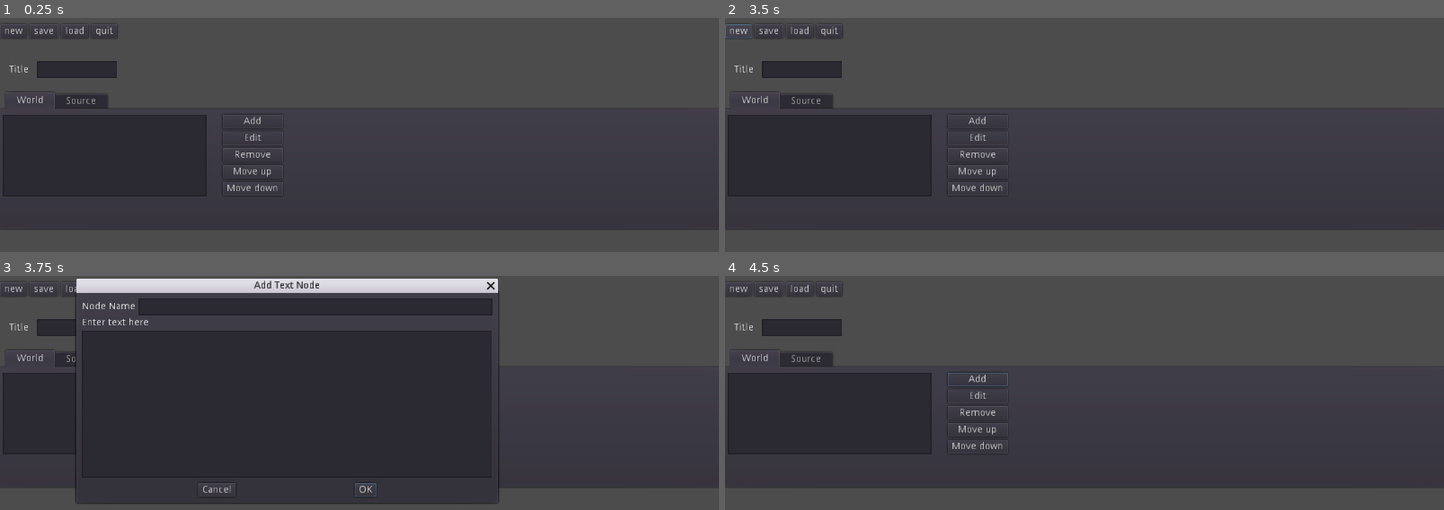
Above: before the commit, frames 1-4 (two rows, left to right).
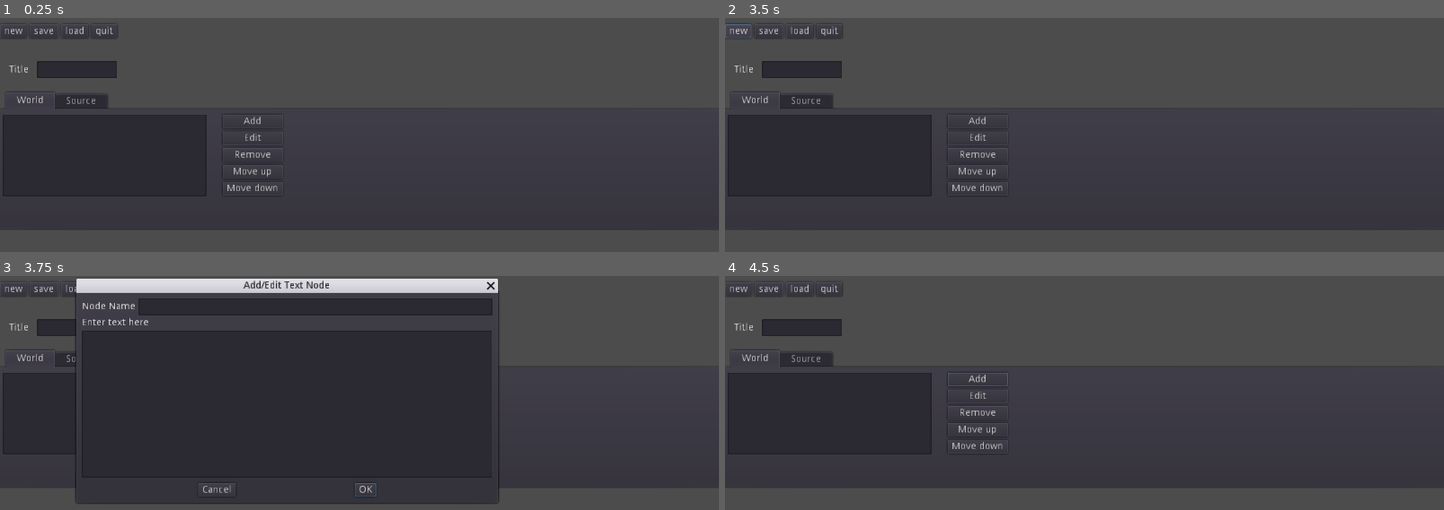
Above: after the commit, the same moments.

Repository: triptych/godot-game-maker-001
Game: Godot game, scene res://scenes/main.tscn
The game is run twice, just before and just after one commit, with the same random seed, the same clock (stepped at 60 frames per second) and the same inputs.
Inputs (mouse positions are in pixels of both pictures, inside the frame that each line leads up to):
- Up to frame 1 (0.25 s): no input
- Up to frame 2 (3.5 s): click (804, 69) at 0.52 s; type "12" at 0.6 s; click "Edit" at 1.25 s; click "new" at 2 s; click "new" at 2.75 s
- Up to frame 3 (3.75 s): click "Add" at 3.5 s
- Up to frame 4 (4.5 s): click (1091, 488) at 4.25 s, where only the run before the commit has a clickable "OK"

Frames 1-2 are identical in both runs. In frame 3, 0.2% of the frame differs, in the area x 33-46%, y 1-6%; in frame 4, nothing differs.
Error after the commit: Invalid get index '0' (on base: 'PoolIntArray'). (res://scenes/main.gd:212)

Commit message:
world's most garbage IF editor

Diff:
--- /dev/null
+++ b/scenes/edit_text_node.gd
@@ -0,0 +1,21 @@
+extends Control
+
+
+# Declare member variables here. Examples:
+# var a = 2
+# var b = "text"
+signal editDialogDone
+
+# Called when the node enters the scene tree for the first time.
+func _ready():
+	pass # Replace with function body.
+
+
+# Called every frame. 'delta' is the elapsed time since the previous frame.
+#func _process(delta):
+#	pass
+
+
+func _on_ConfirmationDialog_confirmed():
+	emit_signal("editDialogDone")
+	pass # Replace with function body.
--- /dev/null
+++ b/scenes/edit_text_node.tscn
@@ -0,0 +1,65 @@
+[gd_scene load_steps=2 format=2]
+
+[ext_resource path="res://scenes/edit_text_node.gd" type="Script" id=1]
+
+[node name="edit_text_node" type="Control"]
+anchor_right = 1.0
+anchor_bottom = 1.0
+script = ExtResource( 1 )
+__meta__ = {
+"_edit_use_anchors_": false
+}
+
+[node name="ConfirmationDialog" type="ConfirmationDialog" parent="."]
+visible = true
+margin_left = 8.0
+margin_right = 713.0
+margin_bottom = 250.0
+window_title = "Edit Text Node"
+__meta__ = {
+"_edit_use_anchors_": false
+}
+
+[node name="VBoxContainer" type="VBoxContainer" parent="ConfirmationDialog"]
+margin_left = 8.0
+margin_right = 697.0
+margin_bottom = 208.0
+__meta__ = {
+"_edit_use_anchors_": false
+}
+
+[node name="HBoxContainer" type="HBoxContainer" parent="ConfirmationDialog/VBoxContainer"]
+margin_right = 689.0
+margin_bottom = 24.0
+
+[node name="label_node_name" type="Label" parent="ConfirmationDialog/VBoxContainer/HBoxContainer"]
+margin_top = 5.0
+margin_right = 80.0
+margin_bottom = 19.0
+text = "Node Name:"
+
+[node name="edit_node_name" type="LineEdit" parent="ConfirmationDialog/VBoxContainer/HBoxContainer"]
+margin_left = 84.0
+margin_right = 689.0
+margin_bottom = 24.0
+size_flags_horizontal = 3
+
+[node name="label_text_content" type="Label" parent="ConfirmationDialog/VBoxContainer"]
+margin_top = 28.0
+margin_right = 689.0
+margin_bottom = 42.0
+text = "Text Content:"
+
+[node name="edit_text_content" type="TextEdit" parent="ConfirmationDialog/VBoxContainer"]
+margin_top = 46.0
+margin_right = 689.0
+margin_bottom = 208.0
+size_flags_vertical = 3
+
+[node name="old_node_name" type="LineEdit" parent="ConfirmationDialog"]
+visible = false
+margin_left = 8.0
+margin_top = 280.316
+margin_right = 66.0
+margin_bottom = 304.316
+[connection signal="confirmed" from="ConfirmationDialog" to="." method="_on_ConfirmationDialog_confirmed"]
--- a/scenes/main.gd
+++ b/scenes/main.gd
@@ -28,6 +28,7 @@
 var file_name = "untitled"
 
 signal update_data(label, value)
+signal edit_text_node_done()
 
 # Called when the node enters the scene tree for the first time.
 func _ready():
@@ -44,6 +45,7 @@
 	data = reset_data.duplicate(true)
 	$TabContainer/Source/output.text = str(data)
 	$label_title/LineEdit.text = ""
+	$TabContainer/World/ItemList.clear()
 	pass # Replace with function body.
 
 
@@ -113,12 +115,15 @@
 		return
 
 	# Get the data
-	var data = {}
+	# var data = {}
 	data = parse_json(file.get_line())
-
+	print(data)
 	# Then do what you want with the data
 	# $output.text = str(data)
 	$TabContainer/Source/output.text = str(data)
+	print("output:", $TabContainer/Source/output.text)
+	# $TabContainer/Source/output.text = str(data)
+	render_data_to_list()
 
 	pass # Replace with function body.
 
@@ -168,10 +173,11 @@
 	print("render data to list")
 	#$TabContainer/World/ItemList.add_item(str("placeholder", rand_range(0,300)))
 	$TabContainer/World/ItemList.clear()
+	print("render data to list - data:", data)
 	for i in data.game_world.items :
 		print(i['label'])
 		$TabContainer/World/ItemList.add_item(i.label)
-	$TabContainer/Source/output.text = str(data)
+	#$TabContainer/Source/output.text = str(data)
 
 func delItem(itemName):
 	print(str("delItem called with itemName:", itemName))
@@ -197,3 +203,59 @@
 	print(selItemName)
 	delItem(selItemName)
 	pass # Replace with function body.
+
+
+func _on_btn_item_add2_pressed():
+	print("on_btn_item_add2_pressed")
+	var itemList = $TabContainer/World/ItemList
+	var selItemArr = itemList.get_selected_items()
+	var selItemName = itemList.get_item_text(selItemArr[0])
+
+	var editPopup = $CenterContainer/edit_text_node/ConfirmationDialog
+	#var itemName = data.game_world.items[data.game_world.items.find_last()]
+	var itmIdx =0
+	for k in data.game_world.items:
+		print(k)
+		if k.label == selItemName:
+			print("found it")
+			$CenterContainer/edit_text_node/ConfirmationDialog/VBoxContainer/HBoxContainer/edit_node_name.text = k.label
+			$CenterContainer/edit_text_node/ConfirmationDialog/old_node_name.text = k.label
+			$CenterContainer/edit_text_node/ConfirmationDialog/VBoxContainer/edit_text_content.text = k.content
+		else:
+			itmIdx +=1
+
+	editPopup.popup()
+
+
+	pass # Replace with function body.
+
+
+func _on_main_edit_text_node_done():
+	print("edit_text_node_done")
+	pass # Replace with function body.
+
+
+func _on_edit_text_node_editDialogDone():
+	print("edit dialog done from other scene")
+	#var itemList = $TabContainer/World/ItemList
+	#var selItemArr = itemList.get_selected_items()
+	# var selItemName = itemList.get_item_text(selItemArr[0])
+	#itemList.set_item_text($CenterContainer/edit_text_node/ConfirmationDialog/VBoxContainer/HBoxContainer/edit_node_name.text)
+
+	var editedName = $CenterContainer/edit_text_node/ConfirmationDialog/old_node_name.text
+	var itmIdx =0
+	for k in data.game_world.items:
+		print(k)
+		if k.label == editedName:
+			print("found it")
+			#$CenterContainer/edit_text_node/ConfirmationDialog/VBoxContainer/HBoxContainer/edit_node_name.text = k.label
+			#$CenterContainer/edit_text_node/ConfirmationDialog/VBoxContainer/edit_text_content.text = k.content
+			k.label = $CenterContainer/edit_text_node/ConfirmationDialog/VBoxContainer/HBoxContainer/edit_node_name.text
+			k.content = $CenterContainer/edit_text_node/ConfirmationDialog/VBoxContainer/edit_text_content.text
+		else:
+			itmIdx +=1
+
+
+	$TabContainer/Source/output.text = str(data)
+	render_data_to_list()
+	pass # Replace with function body.
--- a/scenes/main.tscn
+++ b/scenes/main.tscn
@@ -1,6 +1,7 @@
-[gd_scene load_steps=2 format=2]
+[gd_scene load_steps=3 format=2]
 
 [ext_resource path="res://scenes/main.gd" type="Script" id=1]
+[ext_resource path="res://scenes/edit_text_node.tscn" type="PackedScene" id=2]
 
 [node name="main" type="Control"]
 anchor_right = 1.0
@@ -207,6 +208,7 @@
 }
 
 [node name="CenterContainer" type="CenterContainer" parent="."]
+visible = false
 margin_right = 819.0
 margin_bottom = 316.0
 mouse_filter = 2
@@ -220,7 +222,7 @@
 margin_right = 709.0
 margin_bottom = 308.0
 rect_min_size = Vector2( 600, 300 )
-window_title = "Add Text Node"
+window_title = "Add/Edit Text Node"
 resizable = true
 
 [node name="VBoxContainer" type="VBoxContainer" parent="CenterContainer/ConfirmationDialog"]
@@ -266,6 +268,16 @@
 __meta__ = {
 "_edit_use_anchors_": false
 }
+
+[node name="edit_text_node" parent="CenterContainer" instance=ExtResource( 2 )]
+visible = false
+anchor_right = 0.0
+anchor_bottom = 0.0
+margin_left = 409.0
+margin_top = 158.0
+margin_right = 409.0
+margin_bottom = 158.0
+[connection signal="edit_text_node_done" from="." to="." method="_on_main_edit_text_node_done"]
 [connection signal="update_data" from="." to="." method="_on_main_update_data"]
 [connection signal="pressed" from="container_top/btn_new" to="." method="_on_btn_new_pressed"]
 [connection signal="pressed" from="container_top/btn_save" to="." method="_on_btn_save_pressed"]
@@ -273,8 +285,10 @@
 [connection signal="pressed" from="container_top/btn_quit" to="." method="_on_btn_quit_pressed"]
 [connection signal="text_changed" from="label_title/LineEdit" to="." method="_on_LineEdit_text_changed"]
 [connection signal="pressed" from="TabContainer/World/VBoxContainer/btn_item_add" to="." method="_on_btn_item_add_pressed"]
+[connection signal="pressed" from="TabContainer/World/VBoxContainer/btn_item_add2" to="." method="_on_btn_item_add2_pressed"]
 [connection signal="pressed" from="TabContainer/World/VBoxContainer/btn_item_remove" to="." method="_on_btn_item_remove_pressed"]
 [connection signal="text_changed" from="TabContainer/Source/output" to="." method="_on_output_text_changed"]
 [connection signal="file_selected" from="FileDialog" to="." method="_on_FileDialog_file_selected"]
 [connection signal="file_selected" from="dialog_save" to="." method="_on_dialog_save_file_selected"]
 [connection signal="confirmed" from="CenterContainer/ConfirmationDialog" to="." method="_on_ConfirmationDialog_confirmed"]
+[connection signal="editDialogDone" from="CenterContainer/edit_text_node" to="." method="_on_edit_text_node_editDialogDone"]
